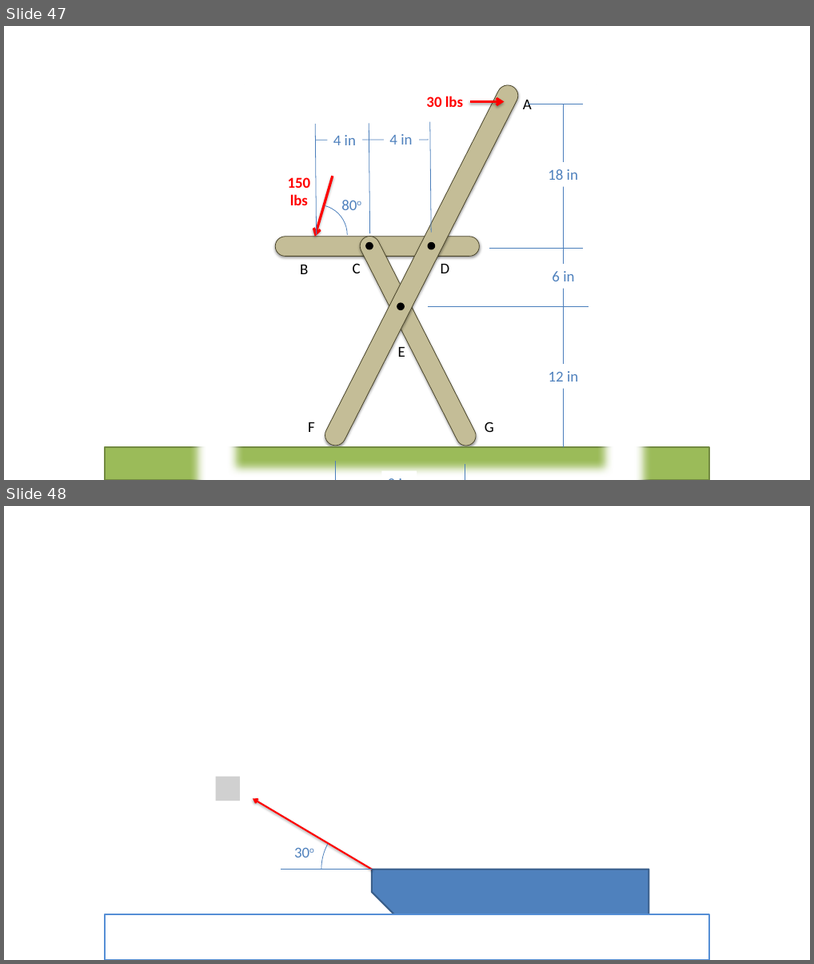
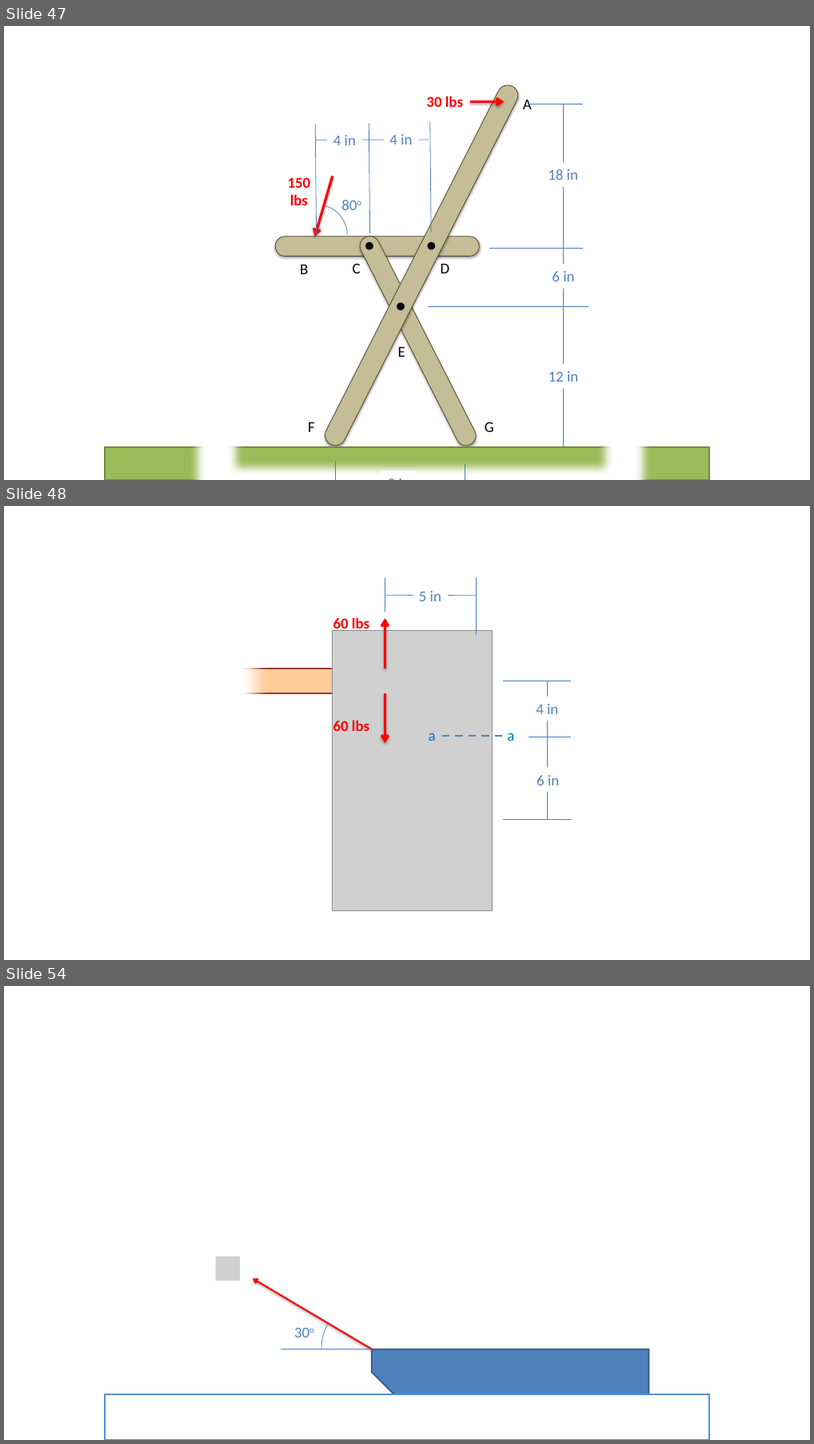
Before and after one commit to JacobMoore/mechanics_textbook, a slide deck: Homework Problems/Homework_Diagrams.pptx. Shown one above the other, each under a label of ours: slides 47 and 48 before the commit, slides 47, 48 and 54 after it; the slides between them are not shown. The pictures are 814x964 and 814x1444 pixels, drawn with LibreOffice and Linux fonts; fonts in the diff are those of the drawing; grey boxes stand for pictures. Boxes give left, top, right and bottom in pixels: in the first picture for what was removed or moved away, otherwise in the second. Text is boxed around its words. In the diff, an @@ line names an element or a change of style, - is before the commit and + after.

```diff
--- a/Homework Problems/Homework_Diagrams.pptx
+++ b/Homework Problems/Homework_Diagrams.pptx
@@ slide 48 added at (x1=4, y1=506, x2=810, y2=960), background #FFFFFF @@
@@ rectangle added at (x1=90, y1=546, x2=282, y2=940), fill #FFFFFF @@
@@ line added from (477, 576) to (477, 635), #4B7EBC 0.75 pt @@
@@ line added from (385, 579) to (385, 612), #4B7EBC 0.75 pt @@
@@ line added from (385, 595) to (477, 596), #4B7EBC 0.75 pt @@
@@ text added at (x1=419, y1=591, x2=442, y2=601), 18 pt, text #4F81BD @@
+5 in
@@ text added at (x1=334, y1=616, x2=370, y2=632), 18 pt, text #FF0000, bold @@
+60 lbs
@@ arrow added from (385, 668) to (385, 619), #FF0000 3 pt @@
@@ picture added at (x1=333, y1=631, x2=492, y2=911) @@
@@ rectangle added at (x1=160, y1=668, x2=417, y2=693), fill #FFCC99, outline #943D2C 2 pt @@
@@ arrow added from (385, 693) to (385, 743), #FF0000 3 pt @@
@@ line added from (571, 680) to (503, 680), #4B7EBC 0.75 pt @@
@@ line added from (548, 820) to (548, 680), #4B7EBC 0.75 pt @@
@@ text added at (x1=334, y1=720, x2=370, y2=731), 18 pt, text #FF0000, bold @@
+60 lbs
@@ text added at (x1=536, y1=704, x2=558, y2=714), 18 pt, text #4F81BD @@
+4 in
@@ text added at (x1=429, y1=733, x2=436, y2=740), 18 pt, text #0070C0 @@
+a
@@ line added from (442, 736) to (503, 736), #4F81BD 2.25 pt dashed @@
@@ text added at (x1=507, y1=733, x2=514, y2=740), 18 pt, text #0070C0 @@
+a
@@ line added from (571, 736) to (529, 736), #4B7EBC 0.75 pt @@
@@ text added at (x1=537, y1=775, x2=559, y2=785), 18 pt, text #4F81BD @@
+6 in
@@ line added from (571, 820) to (503, 820), #4B7EBC 0.75 pt @@
@@ what was slide 48 is now slide 54 @@
```
Also in this commit, not shown: 5 other slides added, 21 other files.
